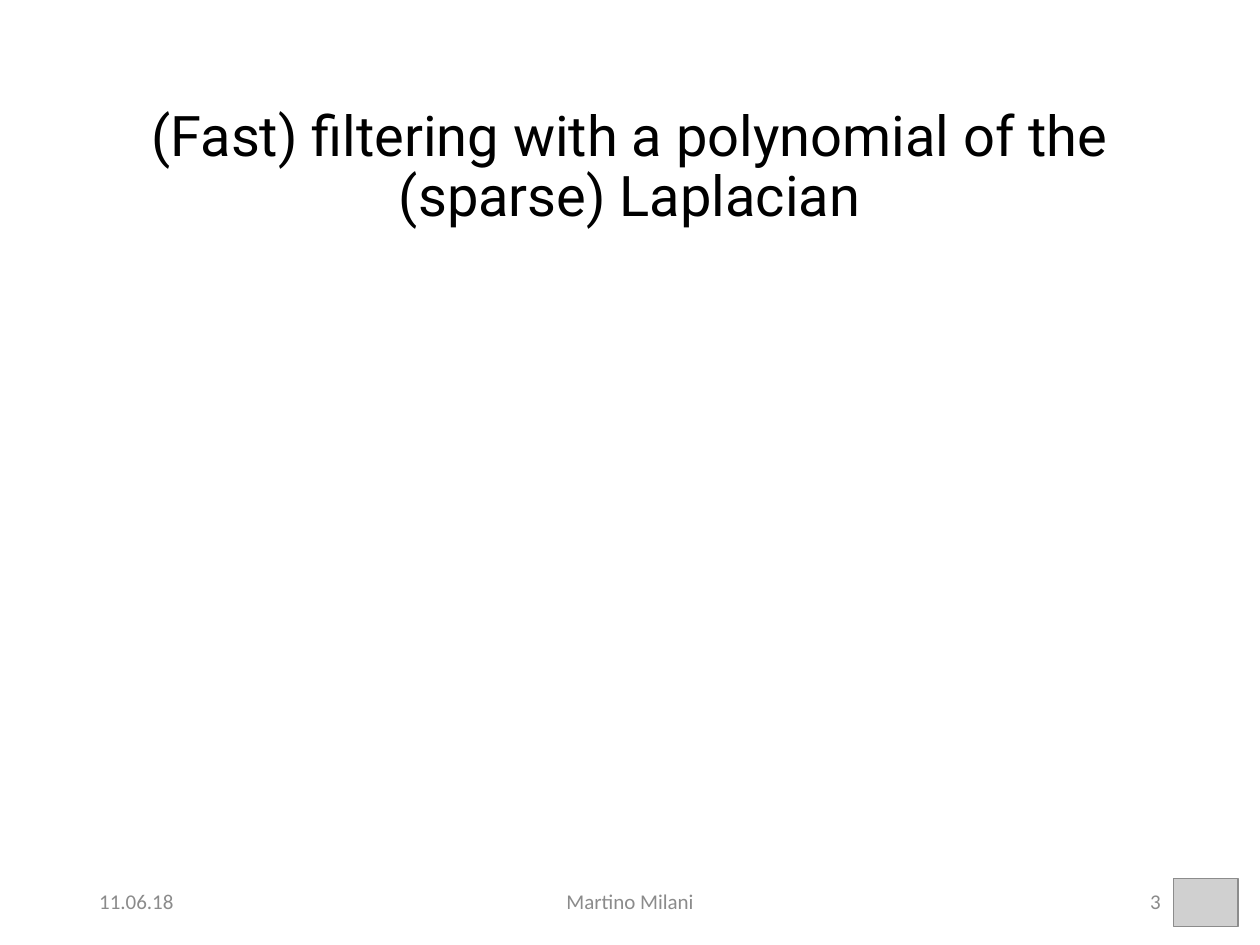
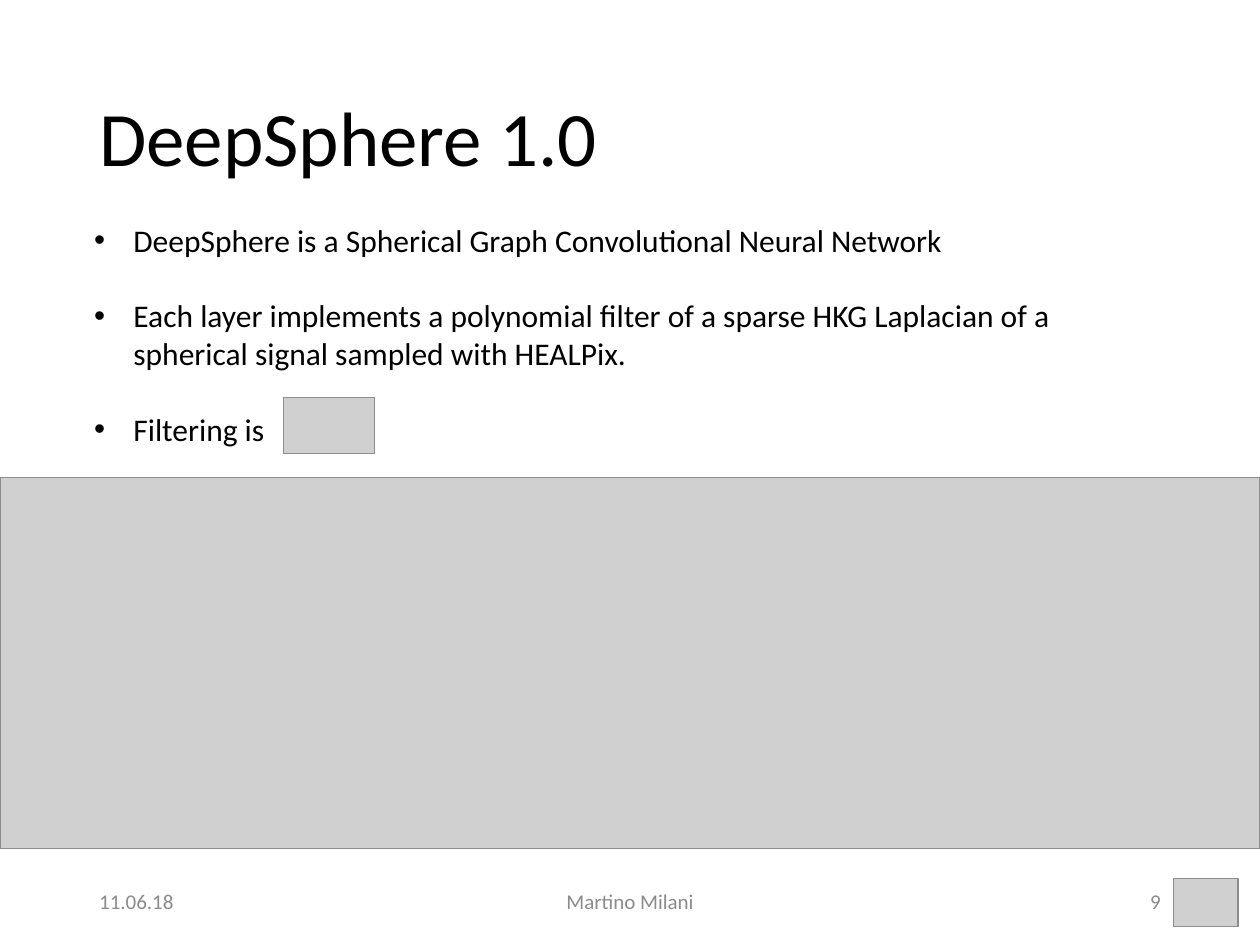
Before and after one commit to MartMilani/PDM, a slide deck: slide 9 of presentation/milani.pptx (slide 3 before the commit). Drawn at 1260x945 pixels with LibreOffice and Linux fonts; fonts in the diff are those of the drawing; grey boxes stand for pictures; background and template pictures are left out. Boxes give left, top, right and bottom in pixels: in the first picture for what was removed or moved away, otherwise in the second. Text is boxed around its words. In the diff, an @@ line names an element or a change of style, - is before the commit and + after.

```diff
--- a/presentation/milani.pptx
+++ b/presentation/milani.pptx
@@ title added at [99,112,596,179], 44 pt, text #000000 @@
+DeepSphere 1.0
@@ title removed at [151,111,1107,229] @@
-(Fast) filtering with a polynomial of the (sparse) Laplacian
@@ text added at [133,230,1049,447], 18 pt, text #000000 @@
+• DeepSphere is a Spherical Graph Convolutional Neural Network
+• Each layer implements a polynomial filter of a sparse HKG Laplacian of a spherical signal sampled with HEALPix.
+• Filtering is
@@ picture added at [284,397,374,454] @@
@@ picture added at [0,478,1260,848] @@
@@ page number at [1150,895,1161,909]: text changed @@
-3
+9
```
Also in this commit, not shown: 9 other slides changed, 11 slides added, 5 slides removed, 40 other files.
